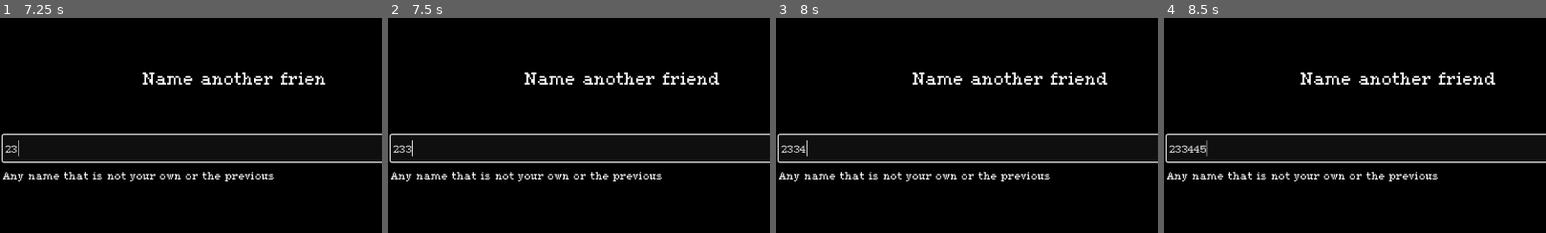
Above: before the commit, frames 1-4 (left to right).
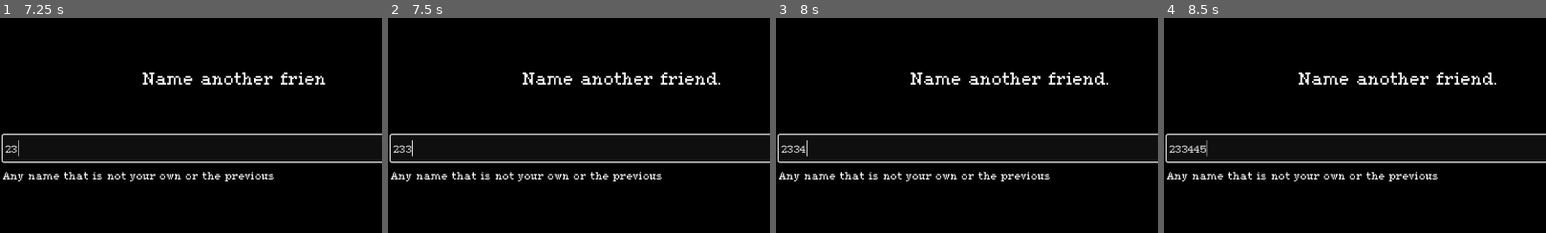
Above: after the commit, the same moments.

Repository: genstewart/Text-Based-Adventure-Game
Game: Godot game, scene res://Scenes/game_start.tscn
The game is run twice, just before and just after one commit, with the same random seed, the same clock (stepped at 60 frames per second) and the same inputs.
Inputs (mouse positions are % of the whole screen's width and height, from its top left):
- Up to frame 1 (7.25 s): click (50, 46) at 0.52 s; type "Alex" at 0.6 s; tap Enter (heal) at 1.25, 3.5, 5.75 s; tap 1 (1) at 1.35, 5.3, 5.85 s; tap 2 (2) at 1.55, 2.1, 6.05, 6.6 s; tap Space (nextDialogue) at 2, 4.25, 4.55, 5.1, 6.5 s; tap 3 (3) at 2.3, 2.85, 6.8 s; tap 4 (4) at 3.05, 3.6 s; tap 5 (5) at 3.8, 4.35 s
- Up to frame 2 (7.5 s): tap 3 (3) at 7.35 s
- Up to frame 3 (8 s): tap 4 (4) at 7.55 s
- Up to frame 4 (8.5 s): tap 4 (4) at 8.1 s; tap 5 (5) at 8.3 s
The pictures show only the part of the screen within x 19-69%, y 16-66%; the shares and areas given below are measured in that part.

Frame 1 is identical in both runs. In frame 2, 1.6% of the frame differs, in the area x 35-87%, y 25-32%; in frame 3, 1.6%; in frame 4, 1.6%.

Commit message:
a lot of bug fixing and polish before finish

Diff:
--- a/Scenes/eden.tscn
+++ b/Scenes/eden.tscn
@@ -58,7 +58,7 @@
 npcName = "tavern keeper"
 hPool = [0, 100, 0, 0, 0]
 aClass = [1, 2, 1, 1, 1]
-npcDamage = 50
+npcDamage = 150
 
 [node name="blacksmith" type="Control" parent="dialogueScreen" unique_id=840057195 node_paths=PackedStringArray("npcScene", "player")]
 layout_mode = 2
--- a/project.godot
+++ b/project.godot
@@ -13,6 +13,7 @@
 config/name="A Hero's End"
 run/main_scene="uid://yvo36p6ei8vy"
 config/features=PackedStringArray("4.6", "GL Compatibility")
+boot_splash/image="uid://bj6k21c3kcw4"
 config/icon="uid://0w5jj8okggy1"
 config/windows_native_icon="res://AHEicon.ico"
 
--- a/scripts/blacksmith.gd
+++ b/scripts/blacksmith.gd
@@ -11,6 +11,7 @@
 @export var aClass = [1,1,1,1,1]
 @export var npcDamage : int
 var npcTotalDamage = (npcDamage * (hPool.size()-1))
+var dead = false
 
 var targetNum = 1
 var slashTargets = []
@@ -24,6 +25,7 @@
 
 var drinks = 0
 var food = 0
+var trades = 0
 
 var introText = "You walk across the town square and arrive in front of the blacksmith.\n\nThere is a large open forge and slanted roof over a large work area. The blacksmith is busy at work and hasn't looked up for some time."
 var deathText = "Why would you try that?"
@@ -226,7 +228,6 @@
 func tradeAction():
 	var tradeText = ["You ask the blacksmith to trade.\n\n\"I heard what you did for Eden when it was under siege, so I made something for you.\" He walks to the back of his store and pulls out a mail shirt.",
 	"\n\nThe mail shirt glitters in the sun and is made with unmatched expertise. You wear the mail shirt under your coat and thank the blacksmith.\n\n"]
-	var trades = 0
 	if trades == 0:
 		audioManager.itemSound.play()
 		npcScene.playText("".join(tradeText))
@@ -253,6 +254,8 @@
 		npcScene.playerTurn = true
 		npcScene.playerCombat = false
 		npcScene.playText(deathText)
-		npcScene.interactDone = true
+		npcScene.interactSmithDone = true
+		dead = true
+		SaveState.evil = true
 		SaveState.playerJoy -= 10
 		player.updateMood()
--- a/scripts/dog.gd
+++ b/scripts/dog.gd
@@ -185,10 +185,12 @@
 		npcScene.playText(petText[0])
 	elif pets == 2:
 		npcScene.playText(petText[1])
-	elif pets >= 3:
+	elif pets == 3:
 		npcScene.playText(petText[2])
 		SaveState.playerJoy += 5
 		player.updateMood()
+	elif pets > 3:
+		npcScene.playText(petText[2])
 
 func playAction():
 	var playText = ["You pick up a small stick on the ground and throw it down the road. The dog runs to retrieve the stick and brings it back to you.\n\nIt wants to play again.",
@@ -200,10 +202,12 @@
 		npcScene.playText(playText[0])
 	elif plays == 2:
 		npcScene.playText(playText[1])
-	elif plays >= 3:
+	elif plays == 3:
 		npcScene.playText(playText[2])
 		SaveState.playerJoy += 5
 		player.updateMood()
+	elif plays > 3:
+		npcScene.playText(playText[2])
 
 func eatAction():
 	var eatText = ["You give the dog the food you got from ", SaveState.friendOne, "'s mom and the dog wags its tail and eats happily.","\n\nAfterwards, he looks up at you. He wants to follow you, do you let him?",
@@ -242,6 +246,7 @@
 		npcScene.playerTurn = true
 		npcScene.playerCombat = false
 		npcScene.playText(deathText)
-		npcScene.interactDogDone = true
-		SaveState.playerJoy -= 10
+		npcScene.interactOver(2)
+		SaveState.evil = true
+		SaveState.playerJoy -= 100
 		player.updateMood()
--- a/scripts/edenTown.gd
+++ b/scripts/edenTown.gd
@@ -63,11 +63,11 @@
 				npc.dealDamage()
 				playerTurn = true
 				player.instructText.text = "[color=white]What will you do?[/color]"
-			elif npc.hPool.size() <=1:
+			elif npc.hPool.size() <= 1:
 				npc.death()
 		elif playerTurn == true:
 			npc.actionHandler(SaveState.prevInput)
-			if (SaveState.prevInput.begins_with("stab") or SaveState.prevInput.begins_with("slash")):
+			if (SaveState.prevInput.begins_with("stab") or SaveState.prevInput.begins_with("slash")) and not npc.dead:
 				playerCombat = true
 				playerTurn = false
 				player.instructText.text = "[color=red]Not your turn[/color]"
--- a/scripts/ending.gd
+++ b/scripts/ending.gd
@@ -35,6 +35,7 @@
 	"Allan": easterEgg,
 
 	"gyoza": easterEgg2,
+	"Gyoza": easterEgg2,
 
 	"leave": exitAction,
 
@@ -42,48 +43,57 @@
 }
 
 func _ready() -> void:
+
 	if SaveState.dogFriend:
 		introText = "You open the door to enter your home with your dog. Here it is, the place where your quest began nearly one year ago.\n\nNow you can finally rest."
 	elif not SaveState.dogFriend:
 		introText = "You open the door to enter your home. Here it is, the place where your quest began nearly one year ago.\n\nNow you can finally rest."
 
-	if SaveState.boysTalked:
-		merciful = mercifulText[3]
-	elif SaveState.boysKilled:
-		merciful = mercifulText[0] + mercifulText[1] + mercifulText[2]
+	if SaveState.evil:
+		merciful = "But you lost your way after slaying the " + SaveState.bossSlain + " and slayed the innocents as well."
+		generous = " The past overcame you and you were defined by your mistakes."
+		selfless = ""
+		honest = ""
+		friend = " Your friends would all be dissapointed in you now."
+		remembered = "\n\nYou will go down in great infamy. The world will remember you, but only for your [hint=type \"credits\"]failures.[/hint]"
 	else:
-		merciful = mercifulText[4]
+		if SaveState.boysTalked:
+			merciful = mercifulText[3]
+		elif SaveState.boysKilled:
+			merciful = mercifulText[0] + mercifulText[1] + mercifulText[2]
+		else:
+			merciful = mercifulText[4] + mercifulText[5] + mercifulText[6]
 
-	if SaveState.orcsKilled:
-		generous = generousText[1]
-	else:
-		generous = generousText[0]
+		if SaveState.orcsKilled:
+			generous = generousText[1]
+		else:
+			generous = generousText[0]
 
-	if SaveState.goldTaken:
-		selfless = selflessText[0]
-	elif SaveState.traderBuried:
-		selfless = selflessText[1]
-	else:
-		selfless = ""
+		if SaveState.goldTaken:
+			selfless = selflessText[0]
+		elif SaveState.traderBuried:
+			selfless = selflessText[1]
+		else:
+			selfless = ""
 
-	if SaveState.toldMom or SaveState.toldGuards:
-		honest = honestText[1]
-	else:
-		honest = honestText[0]
+		if SaveState.toldMom or SaveState.toldGuards:
+			honest = honestText[1]
+		else:
+			honest = honestText[0]
 
-	if SaveState.recalledMeeting or SaveState.dogFriend:
-		friend = friendText[1]
-	else:
-		friend = friendText[0]
+		if SaveState.recalledMeeting or SaveState.dogFriend:
+			friend = friendText[1]
+		else:
+			friend = friendText[0]
 
-	if SaveState.playerJoy <= 40:
-		remembered = "\n\nYou weren't remembered by many, and your story slowly stopped being [hint=type \"credits\"]told.[/hint]"
-	elif SaveState.playerJoy <= 90 and SaveState.playerJoy > 40:
-		remembered = "\n\nThose you personally knew will remember you, but your story will end with [hint=type \"credits\"]them.[/hint]"
-	elif SaveState.playerJoy <= 130 and SaveState.playerJoy > 90:
-		remembered = "\n\nThose you personally knew will remember you, and you live in their memories [hint=type \"credits\"]forever.[/hint]"
-	elif SaveState.playerJoy > 130:
-		remembered = "\n\nYou will go down in history as not only the hero to save the world but a truly kind and admirable person. You will be an inspiration for many people to [hint=type \"credits\"]come.[/hint]"
+		if SaveState.playerJoy <= 40:
+			remembered = "\n\nYou weren't remembered by many, and your story slowly stopped being [hint=type \"credits\"]told.[/hint]"
+		elif SaveState.playerJoy <= 90 and SaveState.playerJoy > 40:
+			remembered = "\n\nThose you personally knew will remember you, but your story will end with [hint=type \"credits\"]them.[/hint]"
+		elif SaveState.playerJoy <= 130 and SaveState.playerJoy > 90:
+			remembered = "\n\nThose you personally knew will remember you, and you live in their memories [hint=type \"credits\"]forever.[/hint]"
+		elif SaveState.playerJoy > 130:
+			remembered = "\n\nYou will go down in history as not only the hero to save the world but a truly kind and admirable person. You will be an inspiration for many people to [hint=type \"credits\"]come.[/hint]"
 
 	restText = ["You sit down to rest after the long journey. You were one of the heros who saved so many.\n\n", merciful, generous, selfless, honest, friend, remembered]
 
--- a/scripts/footsteps.gd
+++ b/scripts/footsteps.gd
@@ -26,6 +26,7 @@
 var questAccept = false
 var sackSearched = false
 var keyFound = false
+var goldBuried = false
 
 var introText = "You stand over some footprints in the ground."
 var deathText = "The three goblins lie dead on the ground. Behind them is a burlap sack, something is inside."
@@ -137,7 +138,6 @@
 			hPool.remove_at(slashTargets[0])
 			hPool.remove_at(slashTargets[0])
 			npcScene.playText("".join(dealDamageDialogue) + "\n\n" + "".join(takeDamageDialogue) + "\n\nThey both fall to the ground, dead.\n\n" + "There are " + str(hPool.size() - 1) + " " + groupName + " left.")
-			print(hPool)
 		elif (hPool[slashTargets[0]] - slashDmg >= 0 and hPool[slashTargets[1]] - slashDmg <= 0) or (hPool[slashTargets[0]] - slashDmg <= 0 and hPool[slashTargets[1]] - slashDmg >= 0):
 			takeDamage("slash")
 			hPool.remove_at(slashTargets[0])
@@ -232,27 +232,41 @@
 		doNothing()
 
 func openCoffer():
-	if questActive and keyFound:
-		npcScene.playText("You turn around and pick up the coffer.\n\nUsing the key you found you open the coffer and find that it is full of gold and assorted gemstones.")
-		SaveState.cofferOpen = true
-	elif questActive and SaveState.goblinsKilled:
-		npcScene.playText("The coffer is a fairly small chest made of decorative wood. It looks like it unlocks with a key.")
+	if not goldBuried:
+		if questActive and keyFound:
+			npcScene.playText("You turn around and pick up the coffer.\n\nUsing the key you found you open the coffer and find that it is full of gold and assorted gemstones.")
+			SaveState.cofferOpen = true
+		elif questActive and SaveState.goblinsKilled:
+			npcScene.playText("The coffer is a fairly small chest made of decorative wood. It looks like it unlocks with a key.")
 	else:
 		doNothing()
 
 func takeGold():
-	if SaveState.cofferOpen:
-		npcScene.playText("You take the gold and put it in your backpack.\n\nThe man won't be using it anymore and you deserve it for killing the goblins anyway.")
+	if SaveState.cofferOpen and not SaveState.goldTaken and not goldBuried:
+		npcScene.playText("You take the gold and put it in your backpack.\n\nThe man won't be missing it anymore and you deserve it for killing the goblins anyway. The world owes you so much after you saved it.")
 		SaveState.goldTaken = true
 		SaveState.playerJoy -= 10
+	elif SaveState.goldTaken or goldBuried:
+		doNothing()
 	else:
 		doNothing()
 
 func buryTrader():
-	if sackSearched:
-		npcScene.playText("You decide to bury the dead man you found nearby. He deserves a peaceful place to rest, we all do.")
-		SaveState.traderBuried = true
-		SaveState.playerJoy += 10
+	if sackSearched and not SaveState.traderBuried:
+		if SaveState.cofferOpen and not SaveState.goldTaken:
+			npcScene.playText("You decide to bury the dead man you found nearby with his treasures. His things aren't yours to take and he deserves a peaceful place to rest, we all do.")
+			SaveState.traderBuried = true
+			SaveState.playerJoy += 10
+			goldBuried = true
+		elif SaveState.goldTaken:
+			npcScene.playText("You decide to bury the man and take the rest of his things, he won't be needing them anymore. May he rest peacefully.")
+			SaveState.traderBuried = true
+		elif not SaveState.cofferOpen:
+			npcScene.playText("You decide to bury the dead man you found nearby with his coffer. His things aren't yours to take and he deserves a peaceful place to rest, we all do.")
+			SaveState.traderBuried = true
+			SaveState.playerJoy += 10
+			SaveState.traderBuried = true
+			goldBuried = true
 	else:
 		doNothing()
 
@@ -266,6 +280,7 @@
 	if not questActive:
 		npcScene.playText(sneakText[0])
 	elif questActive and not npcScene.playerCombat:
+		player.attack.play()
 		npcScene.playerCombat = true
 		npcScene.playText(sneakText[1])
 		hPool.remove_at(1)
--- a/scripts/game_start.gd
+++ b/scripts/game_start.gd
@@ -15,7 +15,7 @@
 , "What is your favourite food?"
 , "What is the name of one of your friends?"
 , "Name another friend."
-, "Name another friend"
+, "Name another friend."
 , "What monster scares you the most?"]
 
 var gArray = ["Any name works", "Any food, singular. For example: Hamburger", "Any name that is not your own", "Any nam …(204 unchanged characters)…
--- a/scripts/guard_house.gd
+++ b/scripts/guard_house.gd
@@ -11,6 +11,8 @@
 @export var aClass = [1,1,1,1,1]
 @export var npcDamage : int
 var npcTotalDamage = (npcDamage * (hPool.size()-1))
+
+var dead = false
 
 var targetNum = 1
 var slashTargets = []
@@ -26,6 +28,7 @@
 var food = 0
 var questActive = false
 var questAccept = false
+var boysTalk = false
 
 var introText = ["You enter the Guard House and see three guards at a table talking over a map. You overhear part of their conversation. \"Are you sure... We really can't spare any men now.\" \"I agree, our focus should be in the city.\" ",
 "One guard glances at the door and sees you.\n\n\"", SaveState.playerName,
@@ -76,6 +79,9 @@
 	"work": questAction,
 	"map": questAction,
 	"help": questAction,
+	"ask": questAction,
+	"X": questAction,
+	"x": questAction,
 
 	"trade": tradeAction,
 	"armor": tradeAction,
@@ -227,7 +233,7 @@
 
 func questAction():
 	var questText = ["You ask the Guards about what has happend and glance at the map. ",
-	"\"There's been a report that some Orcs are camping by the road leading into town and killing the townspeople. We were just deciding whether we should investigate.\"",
+	"\n\n\"There's been a report that some Orcs are camping by the road leading into town and killing the townspeople. We were just deciding whether we should investigate.\"",
 	"\n\nDo you want to offer your help?"]
 	var questDone = ["\"",SaveState.playerName, "! you're back!\"",
 	" You tell the guards about the orcs you killed. They thank you, and give you two health potions for your help.",
@@ -333,7 +339,8 @@
 		doNothing()
 
 func boysQ():
-	if not questActive:
+	if not questActive and not boysTalk:
+		boysTalk = true
 		if not SaveState.boysKilled and SaveState.boysTalked:
 			npcScene.playText("You tell the guards about the boys you met at the gates.\n\n\"Oh! Those boys from the east side, eh? Thank god their safe, thanks for looking out for our next generation of adventurers.\"")
 			SaveState.playerJoy += 10
@@ -404,4 +411,5 @@
 			npcScene.playText(deathText)
 			SaveState.playerJoy += 5
 			SaveState.orcsKilled = true
+			dead = true
 			player.updateMood()
--- a/scripts/house.gd
+++ b/scripts/house.gd
@@ -24,6 +24,8 @@
 
 var drinks = 0
 var food = 0
+var talked = false
+var recalled = false
 
 var introText = "You knock on the door of the house. After hearing a few pots fall on the ground and some footsteps approaching the door, " + npcName + " opens the door and invites you in.\n\n\"" + SaveState.playerName + "!\" she says excitedly. \"Where is " + SaveState.friendOne + "?\""
 var deathText = [npcName, " lies dead on the floor, blood pools up under her. What have you done?"]
@@ -71,6 +73,10 @@
 	"quest": questAction,
 	"work": questAction,
 	"help": questAction,
+
+	"give": goldAction,
+	"gold": goldAction,
+	"money": goldAction,
 
 	"leave": exitAction,
 	"goodbye": exitAction,
@@ -175,15 +181,18 @@
 	if npcScene.playerCombat == false:
 		var talkText = ["You explain to her how ", SaveState.friendOne, " died at the siege of The Gates." ]
 		if SaveState.daveDeath:
+			if not talked:
+				if SaveState.playerJoy >= 70:
+					SaveState.playerJoy += 10
+				elif SaveState.playerJoy < 70:
+					SaveState.playerJoy -= 10
+				player.updateMood()
+
 			if SaveState.playerJoy >= 70:
 				npcScene.playText("".join(talkText) + "\n\nThey died a hero, and the world is safer for it.\n\n" + npcName + " pauses for a moment and thanks you for coming all this way to tell her. She's glad " + SaveState.friendOne + " died for the greater good of everybody.")
-				SaveState.playerJoy += 10
-				player.updateMood()
 				SaveState.toldMom = true
 			elif SaveState.playerJoy < 70:
 				npcScene.playText("".join(talkText) + "\n\nThey died in vain, anybody could have gone in to open the gate. You should have never put your friend at risk.\n\n" + npcName + " breaks down into tears, and curses you for not going with your friend.")
-				SaveState.playerJoy -= 10
-				player.updateMood()
 				leaveText = ["Ashamed, you turn around and walk out of the house. " + SaveState.friendOne + " was your friend.\n\nHow can you call yourself a hero, if you can't even save those closest to you?\n\nYou stand at the crossroads in Haven."]
 				npcScene.interactHouseDone = true
 				SaveState.toldMom = true
@@ -200,13 +209,18 @@
 
 func recallAction():
 	var recallText = ["You recall the day you decided to embark on this quest.\n\nYou and your friends just finished defen …(215 unchanged characters)…
+
+	if not recalled:
+		recalled = true
+		if SaveState.playerJoy >= 85:
+			SaveState.playerJoy += 10
+			player.updateMood()
+
 	if SaveState.playerJoy < 85:
 		npcScene.playText("".join(recallText) + "\n\nStanding here now, you're not sure if you ever should have gone. The people here needed you too. They needed their family too.")
 	elif SaveState.playerJoy >= 85:
 		npcScene.playText("".join(recallText) + "\n\nNow you know that if you didn't go you would have never been there to save Eden. And the siege at The Gates would have failed without "
 		 + SaveState.friendOne + "'s sacrifice. And if " + SaveState.friendTwo + " and " + SaveState.friendThree + " never went, no one would have survived to kill the " + SaveState.bossSlain + " and end the war.")
-		SaveState.playerJoy += 10
-		player.updateMood()
 
 func recallMeeting():
 	var recallMeetingText = ["You recall the day you and your friends met. The four of you came from the surrounding towns and met in Haven.\n\n",
@@ -256,6 +270,14 @@
 	var questText = ["You ask her if she needs any help around the house.\n\n\"Oh no don't bother, I am doing just fine by myself. I could use some help with that dog however. He won't leave me alone after I gave him some food last week.\""]
 	npcScene.playText("".join(questText))
 
+func goldAction():
+	var goldText = ["You try and give ", npcName, " the gold you found at The Cairn.\n\n\"", SaveState.playerName, "! where did you get all of this? I don't need any of this, you can keep it for yourself.\"
+	\nShe looks suspicious as to how you acquired so much gold and if you came by it honestly."]
+	if SaveState.goldTaken:
+		npcScene.playText("".join(goldText))
+	else:
+		player.instructText.text = "[color=red]You can't do that action[/color]"
+
 func exitAction():
 	npcScene.playText("".join(leaveText))
 	npcScene.interactHouseDone = true
@@ -270,5 +292,6 @@
 		npcScene.playerCombat = false
 		npcScene.playText("".join(deathText))
 		npcScene.interactHouseDone = true
+		SaveState.evil = true
 		SaveState.playerJoy -= 10
 		player.updateMood()
--- a/scripts/saveState.gd
+++ b/scripts/saveState.gd
@@ -28,6 +28,8 @@
 
 #player events to effect story
 #Events with a comment effect the final dialogue.
+var evil = false
+
 var daveDeath = false
 var boysKilled = false #
 var boysTalked = false #
--- a/scripts/tavern_keeper.gd
+++ b/scripts/tavern_keeper.gd
@@ -10,6 +10,7 @@
 @export var aClass = [1,1,1,1,1]
 @export var npcDamage : int
 var npcTotalDamage = (npcDamage * (hPool.size()-1))
+var dead = false
 
 var targetNum = 1
 var slashTargets = []
@@ -23,6 +24,7 @@
 
 var drinks = 0
 var food = 0
+var recalled = false
 
 var introText = "You enter the tavern to see a mostly empty room with a few people having a drink in the corner, talking amongst themselves. \n\nThe tavern keeper is behind the bar counter cleaning some glasses when you approach her."
 var deathText = "Why would you try that?"
@@ -188,11 +190,19 @@
 	"You, " + SaveState.friendTwo + ", " + SaveState.friendThree + ", and " + SaveState.friendOne +
 	" sat down in the tavern and shared a few drinks. You told stories of the siege and the memories of the fallen soldiers." +
 	"\n\nWhen you first arrived in Eden you were just another group of people offering to help, but after the siege the people of Eden came to regard you as heroes."]
-	if SaveState.playerJoy <= 15:
-		npcScene.playText("".join(recallText) + "\n\nNow you feel that couldn't be further from the truth. The real heroes are already gone.")
-	elif SaveState.playerJoy > 15:
-		npcScene.playText("".join(recallText) + "\n\nHero or not, you long for home and the friends you miss dearly. They were the real heroes.")
-		SaveState.playerJoy += 10
+	if not recalled:
+		recalled = true
+		if SaveState.playerJoy <= 15:
+			npcScene.playText("".join(recallText) + "\n\nNow you feel that couldn't be further from the truth. The real heroes are already gone.")
+		elif SaveState.playerJoy > 15:
+			npcScene.playText("".join(recallText) + "\n\nHero or not, you long for home and the friends you miss dearly. They were the real heroes.")
+			SaveState.playerJoy += 10
+			player.updateMood()
+	else:
+		if SaveState.playerJoy <= 15:
+			npcScene.playText("".join(recallText) + "\n\nNow you feel that couldn't be further from the truth. The real heroes are already gone.")
+		elif SaveState.playerJoy > 15:
+			npcScene.playText("".join(recallText) + "\n\nHero or not, you long for home and the friends you miss dearly. They were the real heroes.")
 
 func sneakAction():
 	var sneakText = ["You duck behind some stools and begin crouching around the tavern floor.\n\n\"" + SaveState.playerName + "? what are you doing...\"\n\nYou stand back up."]
@@ -254,6 +264,8 @@
 		npcScene.playerTurn = true
 		npcScene.playerCombat = false
 		npcScene.playText(deathText)
-		npcScene.interactDone = true
+		npcScene.interactTavernDone = true
+		dead = true
+		SaveState.evil = true
 		SaveState.playerJoy -= 10
 		player.updateMood()
--- a/scripts/thecairn.gd
+++ b/scripts/thecairn.gd
@@ -14,6 +14,7 @@
 var introText = "You walk up to the stone."
 
 var talked = 0
+var recalled = false
 
 var actionMap = {
 	"stab": stabAction,
@@ -96,11 +97,18 @@
 	" were all sitting at the Cairn.\n\nYou just set out from Haven weeks before, where the four of you began your quest.",
 	" You all looked out at The Valley ahead of you and the small towns of the rolling hills behind you.",
 	" You knew you had a long way to go, and were ready for the adventures to come."]
-	if SaveState.playerJoy <= 50:
-		npcScene.playText("".join(recallText) + "\n\nWho knew the adventure would become such a lonely one.")
-	elif SaveState.playerJoy > 50:
-		npcScene.playText("".join(recallText) + "\n\nLooking back, none of you would have regret a thing. Including you.")
-		SaveState.playerJoy += 10
+	if not recalled:
+		recalled = true
+		if SaveState.playerJoy <= 50:
+			npcScene.playText("".join(recallText) + "\n\nWho knew the adventure would become such a lonely one.")
+		elif SaveState.playerJoy > 50:
+			npcScene.playText("".join(recallText) + "\n\nLooking back, none of you would have regret a thing. Including you.")
+			SaveState.playerJoy += 10
+	elif recalled:
+		if SaveState.playerJoy <= 50:
+			npcScene.playText("".join(recallText) + "\n\nWho knew the adventure would become such a lonely one.")
+		elif SaveState.playerJoy > 50:
+			npcScene.playText("".join(recallText) + "\n\nLooking back, none of you would have regret a thing. Including you.")
 
 func sneakAction():
 	var sneakText = ["You tip-toe around The Cairn, no one is around to interrupt your sneaking here."]
@@ -112,7 +120,7 @@
 
 func questAction():
 	var questText = ["You take a closer look at the letters carved into the stone, but some moss covers what they say. You clean it off to reveal what is written.",
-	"\n\n\"I stand by rain or shine,\nreflect your love in mine\nand I'm always there when you say \'hi\'\"",
+	"\n\n\"I'll stand by, rain or shine,\nto show you, a parting sky.\nThe world may turn but I won't budge,\nAs you and I see eye to eye.\"",
 	"\n\nSpeak my name and enter."]
 	foundRiddle = true
 	npcScene.playText("".join(questText))
@@ -128,16 +136,18 @@
 func takeSword():
 	var swordText = ["You approach the sword and take it from the stone table.\n\nThe sword shines bright blue in the sunlight, it doesn't look like anything smithed this millenia even. The sword still feels sharp to the touch despite its age.",
 	"\n\nYou put the sword in your sheath"]
-	if solvedRiddle:
+	if solvedRiddle and SaveState.playerStab < 70:
 		audioManager.itemSound.play()
 		SaveState.playerStab = 70
 		SaveState.playerSlash = 100
 		if SaveState.playerJoy >= 40:
 			npcScene.playText("".join(swordText) + " and vow to use it in the name of helping others.")
 			SaveState.playerJoy += 10
-			SaveState.updateMood()
+			player.updateMood()
 		elif SaveState.playerJoy < 40:
 			npcScene.playText("".join(swordText) + ", it hardly feels earned, but you can't just leave it lying around.")
+	elif solvedRiddle and SaveState.playerStab == 70:
+		npcScene.playText("There is nothing else to take.")
 	else:
 		npcScene.playText("You can't do that.")
 
Binary file added: AHEloading.png
Not shown, added: AHEloading.png.import
